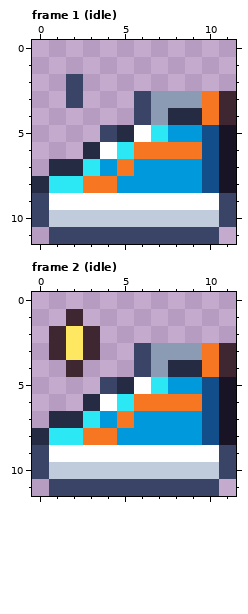
Edited in one commit: pixel-art file (art/drops/drop-running-shoes@50.aseprite). Above, as it was before the edit.
12x12 pixels, 2 frames. Shown: frame 1 (idle), frame 2 (idle).
New version:
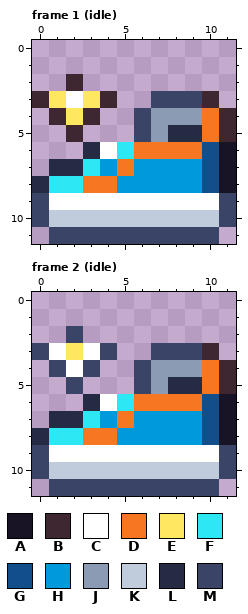
Palette (. is transparent): A #181425  B #3e2731  C #ffffff  D #f77622  E #fee761  F #2ce8f5  G #124e89  H #0099db  J #8b9bb4  K #c0cbdc  L #262b44  M #3a4466
Edits made:
Frame 1 (idle):
The edit adds colour B in row 3 at x 0 and 4; in row 4 at x 1 and 3; in row 5 at x 2.
Colour A gives way to colour B in row 5 at x 11.
Colour D gives way to colour B in row 3 at x 10.
Colour M gives way to colour B in row 2 at x 2.
Colour M gives way to colour C in row 3 at x 2.
Colour G gives way to colour D in row 5 at x 10.
The edit adds colour E in row 3 at x 1 and 3; in row 4 at x 2.
Colour F gives way to colour J in row 5 at x 7.
Colour L gives way to colour J in row 4 at x 8 to 9.
Colour H gives way to colour L in row 5 at x 8 to 9.
Colour C gives way to colour M in row 5 at x 6.
Colour J gives way to colour M in row 3 at x 7 to 9.
The author cleared colour B in row 3 at x 11.
The author cleared colour L in row 5 at x 5.
The author cleared colour M in row 3 at x 6; in row 5 at x 4.
Frame 2 (idle):
Colour A gives way to colour B in row 5 at x 11.
Colour D gives way to colour B in row 3 at x 10.
Colour B gives way to colour C in row 3 at x 1 and 3; in row 4 at x 2.
Colour G gives way to colour D in row 5 at x 10.
Colour F gives way to colour J in row 5 at x 7.
Colour L gives way to colour J in row 4 at x 8 to 9.
Colour H gives way to colour L in row 5 at x 8 to 9.
The edit adds colour M in row 3 at x 0 and 4; in row 4 at x 1 and 3; in row 5 at x 2.
Colour C gives way to colour M in row 5 at x 6.
Colour E gives way to colour M in row 2 at x 2.
Colour J gives way to colour M in row 3 at x 7 to 9.
The author cleared colour B in row 1 at x 2; in row 2 at x 1 and 3; in row 3 at x 11.
The author cleared colour L in row 5 at x 5.
The author cleared colour M in row 3 at x 6; in row 5 at x 4.
Where, in picture pixels (left, top, right, bottom), the same in both pictures:
changed: (32, 74, 236, 142)
changed: (32, 309, 236, 394)
